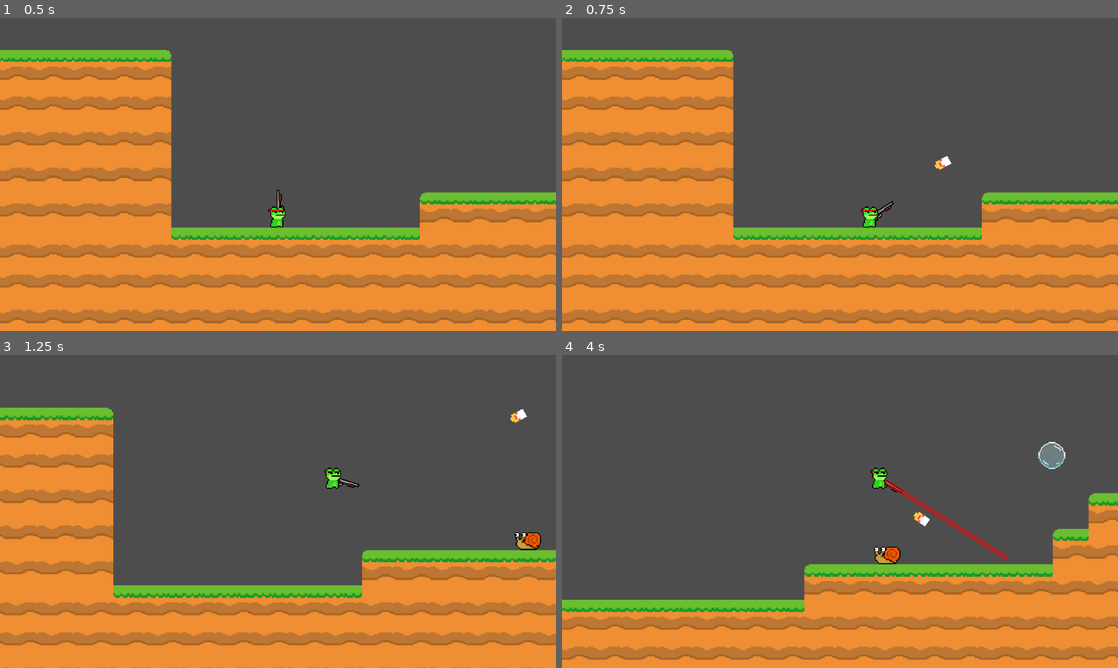
Above: before the commit, frames 1-4 (two rows, left to right).
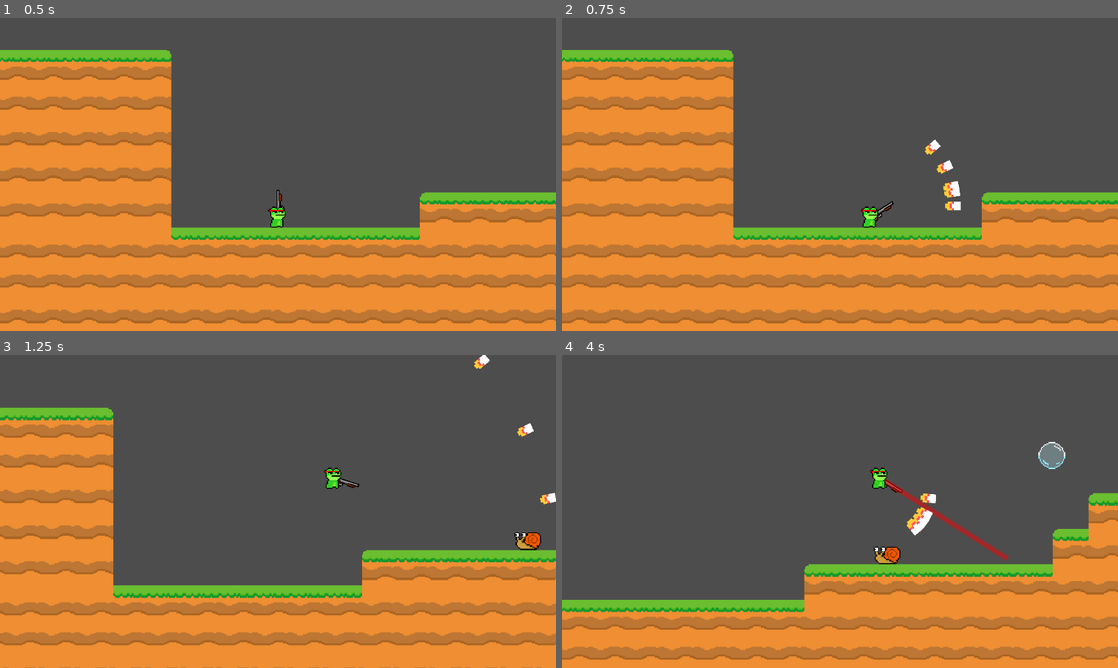
Above: after the commit, the same moments.

Repository: DylanMather2004/Gunphibian
Game: Godot game, scene res://Scenes/Levels/Level 1.tscn
Same seed, same stepped clock (60 frames per second), same inputs: the game is played once before the commit and once after it. The project has no main scene, so this scene is started directly.
Inputs (mouse positions are in pixels of both pictures, inside the frame that each line leads up to):
- Up to frame 1 (0.5 s): no input
- Up to frame 2 (0.75 s): tap Enter at 0.5 s; move the mouse to (962, 158) at 0.52 s; press the mouse at (962, 158) at 0.53 s; hold D (Right) from 0.53 s (still down)
- Up to frame 3 (1.25 s): keep holding D (Right); tap Space (Jump) at 0.77 s
- Up to frame 4 (4 s): move the mouse to (728, 527) at 1.27 s; release the mouse at (728, 527) at 1.28 s; right-click (728, 527) at 1.35 s; tap Space (Jump) at 1.52, 3.02, 3.77 s; click (728, 527) at 1.55 s; move the mouse to (895, 442) at 2.02 s; release D (Right) at 2.03 s; press the mouse at (895, 442) at 2.03 s; hold A (Left) 2.03-2.78 s; move the mouse to (812, 574) at 2.77 s; release the mouse at (812, 574) at 2.78 s; hold D (Right) from 2.78 s (still down); click (812, 574) at 2.85 s; move the mouse to (1006, 558) at 3.52 s; hold Right mouse button (Lick) from 3.53 s (still down); click (1006, 558) at 3.8 s

Frame 1 is identical in both runs. In frame 2, 0.4% of the frame differs, in the area x 65-72%, y 38-62%; in frame 3, 0.3%; in frame 4, 0.3%.

Commit message:
new weapon types

Diff:
--- a/Scenes/Prefabs/Weapons/AK-47.tscn
+++ b/Scenes/Prefabs/Weapons/AK-47.tscn
@@ -1,12 +1,13 @@
 [gd_scene load_steps=4 format=3 uid="uid://1qx1trh7c31u"]
 
-[ext_resource type="Script" path="res://Scripts/Weapon and Projectile Scripts/Weapon.gd" id="1_46wr8"]
+[ext_resource type="Script" path="res://Scripts/Weapon and Projectile Scripts/AutomaticWeapon.gd" id="1_ukndt"]
 [ext_resource type="PackedScene" uid="uid://oem1otp5oyxl" path="res://Scenes/Prefabs/Projectiles/bullet.tscn" id="2_ywpo5"]
 [ext_resource type="Texture2D" uid="uid://dby3j4ho5b7uj" path="res://Art/Weapons/AK-47.png" id="3_bsp6w"]
 
 [node name="Assault Rifle" type="Node2D"]
-script = ExtResource("1_46wr8")
+script = ExtResource("1_ukndt")
 bullet_pref = ExtResource("2_ywpo5")
+fire_rate = 0.1
 
 [node name="Sprite" type="Sprite2D" parent="."]
 z_index = -1
--- a/Scenes/Prefabs/Weapons/Pump Shotgun.tscn
+++ b/Scenes/Prefabs/Weapons/Pump Shotgun.tscn
@@ -1,12 +1,14 @@
 [gd_scene load_steps=4 format=3 uid="uid://bgtdas06llxap"]
 
-[ext_resource type="Script" path="res://Scripts/Weapon and Projectile Scripts/Weapon.gd" id="1_80r5y"]
+[ext_resource type="Script" path="res://Scripts/Weapon and Projectile Scripts/Shotgun.gd" id="1_rhfyd"]
 [ext_resource type="PackedScene" uid="uid://oem1otp5oyxl" path="res://Scenes/Prefabs/Projectiles/bullet.tscn" id="2_gq5xn"]
 [ext_resource type="Texture2D" uid="uid://cy5iy6vv07rdq" path="res://Art/Weapons/Pump Shotgun.png" id="3_7p6a8"]
 
 [node name="Shotgun" type="Node2D"]
-script = ExtResource("1_80r5y")
+script = ExtResource("1_rhfyd")
 bullet_pref = ExtResource("2_gq5xn")
+fire_rate = 1.0
+bullet_spread = 0.5
 
 [node name="Sprite" type="Sprite2D" parent="."]
 z_index = -1
--- a/Scripts/Weapon and Projectile Scripts/AutomaticWeapon.gd
+++ b/Scripts/Weapon and Projectile Scripts/AutomaticWeapon.gd
@@ -1 +1,9 @@
 extends Weapon
+
+func _input(event):
+	pass
+
+func _process(delta):
+	if equipped:
+		if Input.is_action_pressed("shoot")&&can_fire:
+			_Shoot()
--- /dev/null
+++ b/Scripts/Weapon and Projectile Scripts/Shotgun.gd
@@ -0,0 +1,8 @@
+extends Weapon
+@export var shots_per_spread = 5
+
+func _input(event):
+	if equipped:
+		if Input.is_action_just_pressed('shoot')&&can_fire:
+			for i in range (shots_per_spread):
+				_Shoot()
